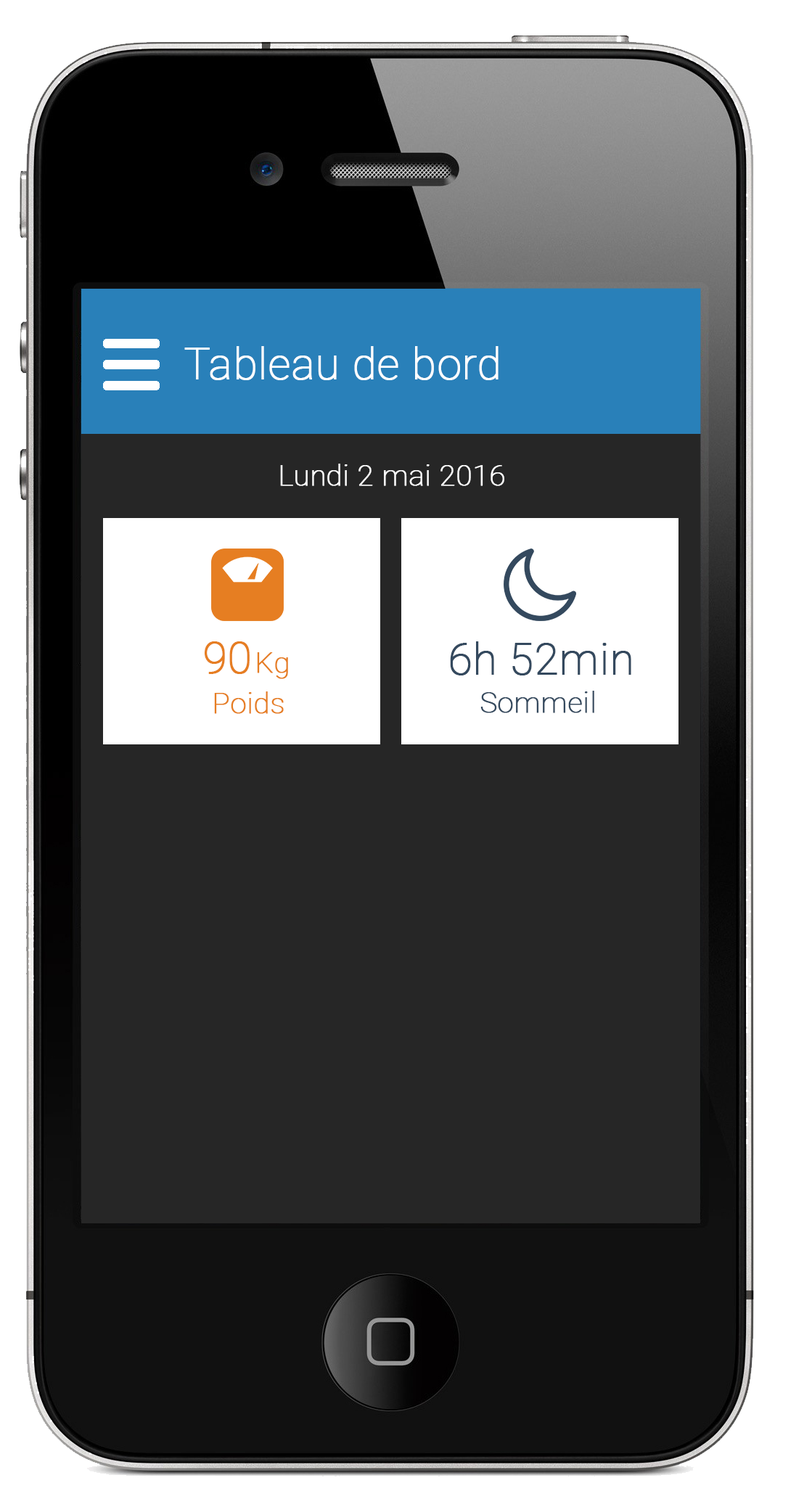
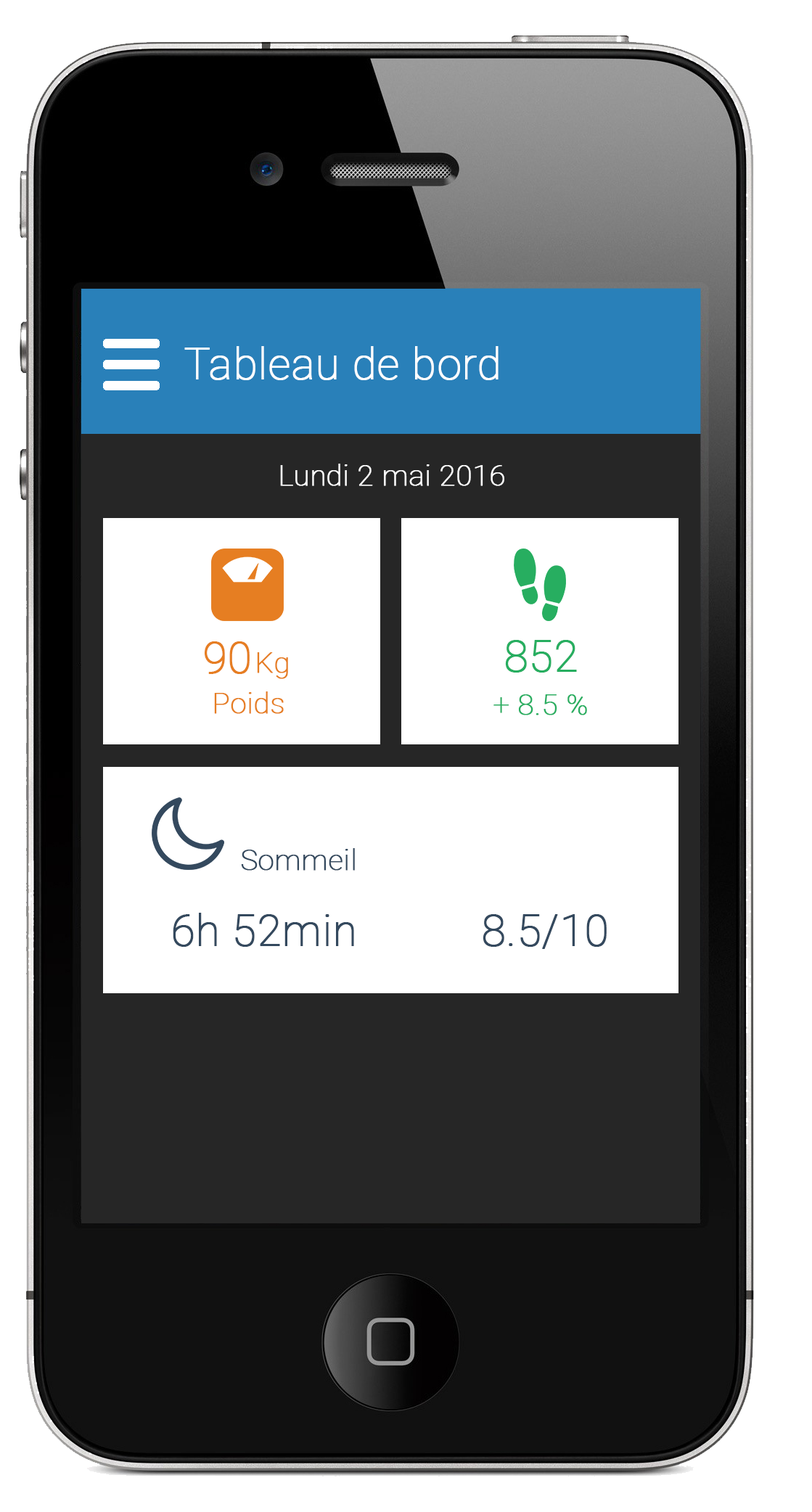
Two versions of the same layered image (812 × 1512). Layer-by-layer changes:
added layer "Sommeil copie" above "8.5/10" over (x1=240, y1=848, x2=355, y2=871)
added layer "8.5/10" above "6h 52min copie" over (x1=482, y1=914, x2=607, y2=950)
added layer "6h 52min copie" above "night copie" over (x1=172, y1=912, x2=355, y2=947)
added layer "night copie" above "Rectangle 2 copie 2" over (x1=151, y1=797, x2=225, y2=870)
added layer "Rectangle 2 copie 2" above "footsteps-silhouette-variant" over (x1=103, y1=766, x2=679, y2=994)
renamed "night" to "footsteps-silhouette-variant", moved it above "+ 8.5 %", painted on it over (x1=503, y1=548, x2=577, y2=622)
renamed "Sommeil" to "+ 8.5 %", painted on it over (x1=480, y1=690, x2=595, y2=716)
renamed "6h 52min" to "852", painted on it over (x1=449, y1=639, x2=632, y2=676)
